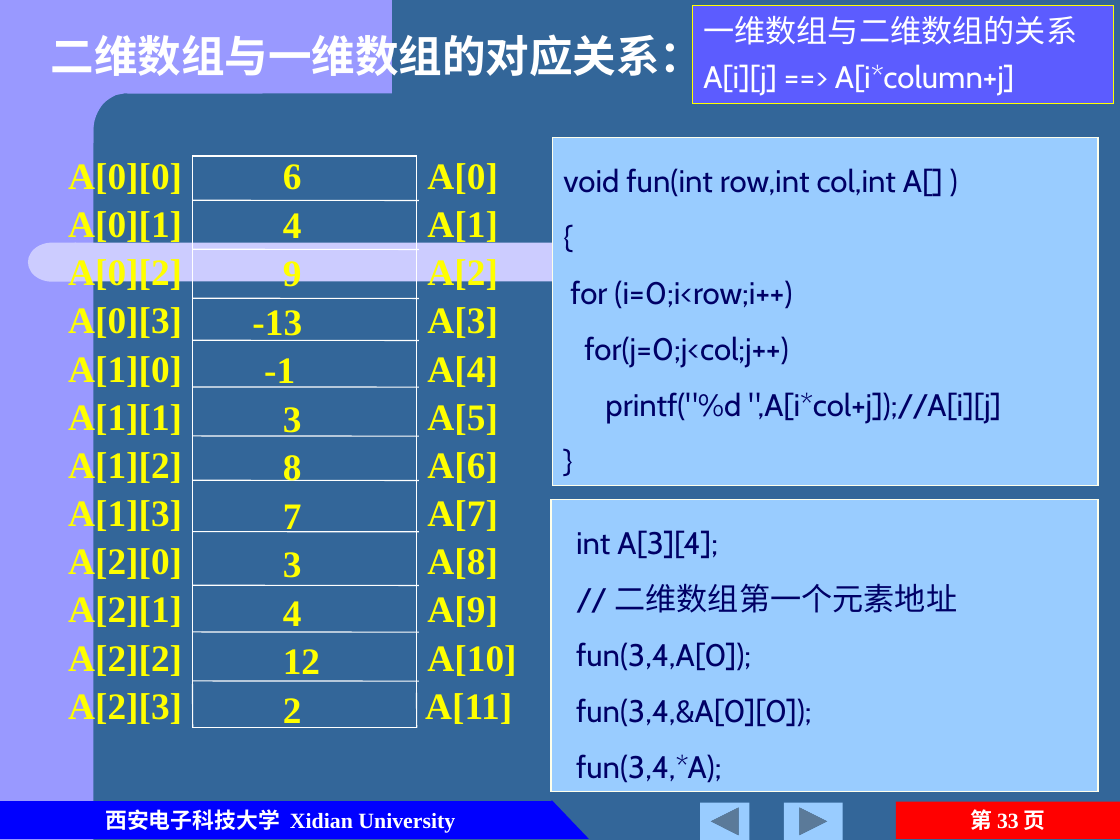
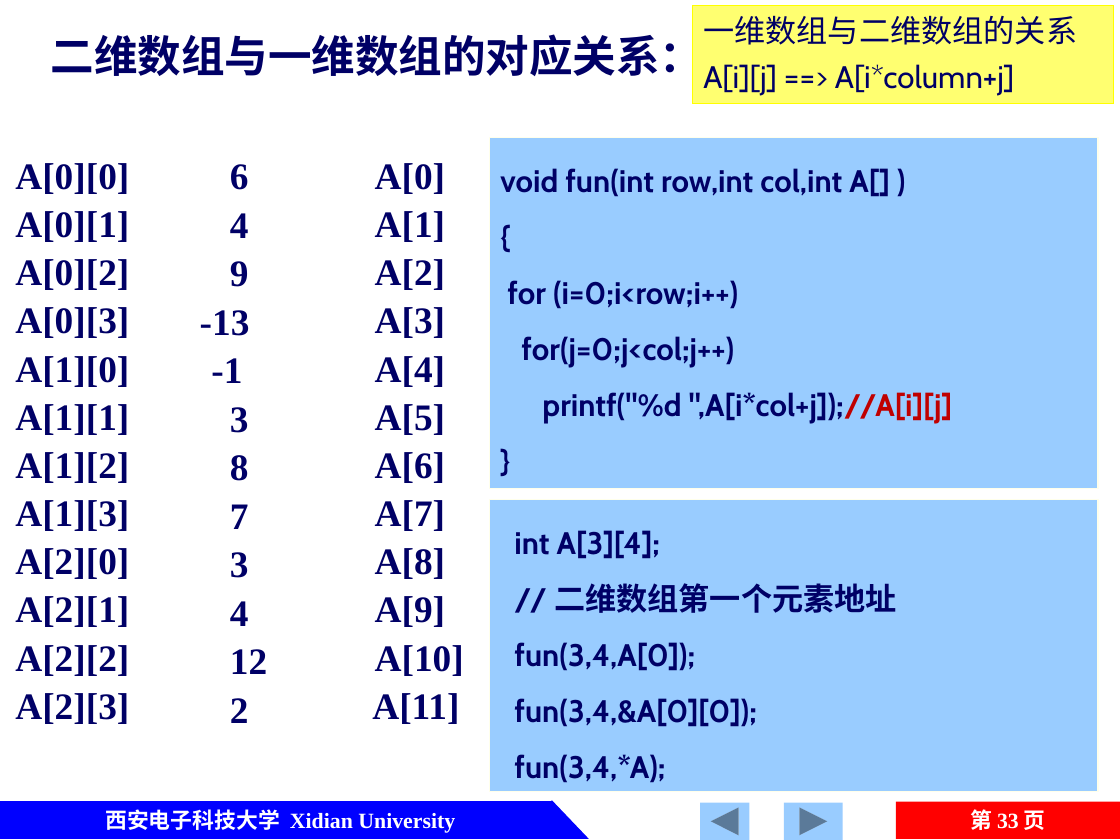
Before and after one commit to jtrfid/C-Repositories, a slide deck: slide 33 of 2016/C语言/课件/第6章 数组.pptx. Drawn at 1120x840 pixels with LibreOffice and Linux fonts; fonts in the diff are those of the drawing. Boxes give left, top, right and bottom in pixels: in the first picture for what was removed or moved away, otherwise in the second. Text is boxed around its words. In the diff, an @@ line names an element or a change of style, - is before the commit and + after.

```diff
--- a/2016/C语言/课件/第6章 数组.pptx
+++ b/2016/C语言/课件/第6章 数组.pptx
@@ background #336699 to #FFFFFF @@
@@ text "二维数组与一维数组的对应关系：" at <box>51,28,703,83</box>: text colour #FFFFFF to #000066 @@
@@ rectangle "一维数组与二维数组的关系" at <box>692,6,1113,104</box>: text colour #FFFFFF to #000066; fill #5C5CFF to #FFFF70 @@
@@ text "第六章 数组" at <box>898,5,1060,45</box>: text colour #CCCC00 to #000066 @@
@@ rectangle "void fun(int row,int col,int A[] ...": place and size @@
-rectangle "void fun(int row,int col,int A[] ..." at <box>552,138,1098,486</box>
+rectangle "void fun(int row,int col,int A[] ..." at <box>489,138,1098,488</box>
@@ rectangle "void fun(int row,int col,int A[] ..." at <box>489,138,1098,488</box>: bold on; text colour #000066 to #C00000 in "",A[i*col+j]);//A[i][j]" @@
@@ group removed at <box>0,0,934,840</box>: 1 rectangle, 1 freeform shape, 1 rounded rectangle, 1 flow chart delay @@
@@ text colour #FFFF00 to #000066 in 36 elements at <box>211,358,242,383</box>, <box>230,164,249,190</box>, <box>15,163,129,194</box>, <box>15,211,129,242</box>, <box>15,259,129,290</box>, <box>15,307,129,338</box>, <box>15,356,129,387</box>, <box>15,404,129,435</box>, <box>15,452,129,483</box>, <box>15,500,129,531</box>, <box>15,548,129,579</box>, <box>15,596,129,627</box>, <box>15,645,129,676</box>, <box>15,693,129,724</box>, <box>230,213,249,238</box>, <box>230,261,249,287</box>, <box>230,407,249,433</box>, <box>230,455,249,481</box>, <box>230,504,249,529</box>, <box>230,552,249,578</box>, <box>230,601,249,626</box>, <box>230,649,267,674</box>, <box>230,698,249,723</box>, <box>375,163,446,194</box>, <box>375,211,446,242</box>, <box>375,259,446,290</box>, <box>375,307,446,338</box>, <box>375,356,446,387</box>, <box>375,404,446,435</box>, <box>375,452,446,483</box>, <box>375,500,446,531</box>, <box>375,548,446,579</box>, <box>375,596,446,627</box>, <box>375,645,464,676</box>, <box>372,693,459,724</box>, <box>200,310,250,336</box> @@
@@ rectangle "int A[3][4];": place and size @@
-rectangle "int A[3][4];" at <box>551,500,1098,792</box>
+rectangle "int A[3][4];" at <box>489,500,1098,792</box>
@@ rectangle "int A[3][4];" at <box>489,500,1098,792</box>: bold on @@
@@ 25 texts, 13 lines, 1 rectangle: place and size @@
-25 texts, 13 lines, 1 rectangle at <box>68,156,516,728</box>
+25 texts, 13 lines, 1 rectangle at <box>15,156,464,728</box>
@@ 11 texts: place and size @@
-11 texts at <box>283,164,512,728</box>
+11 texts at <box>230,164,459,724</box>
```
Also in this commit, not shown: 59 other slides changed, 1 other file.
